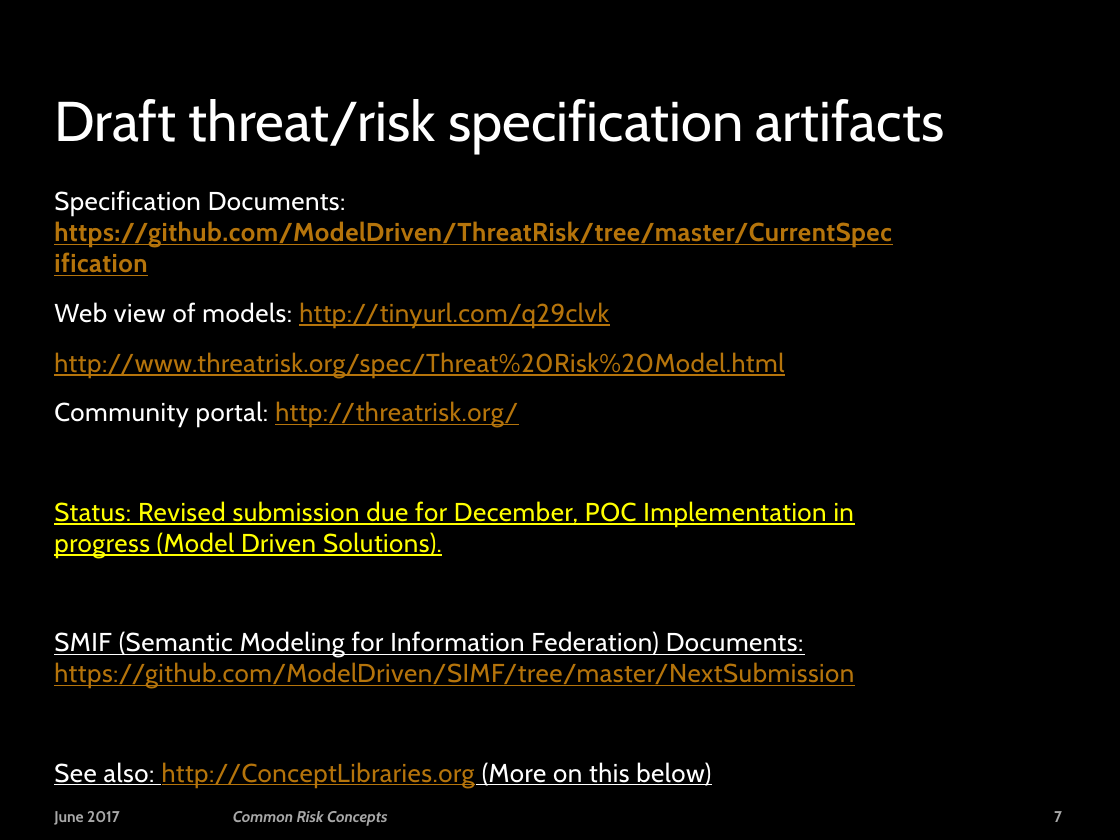
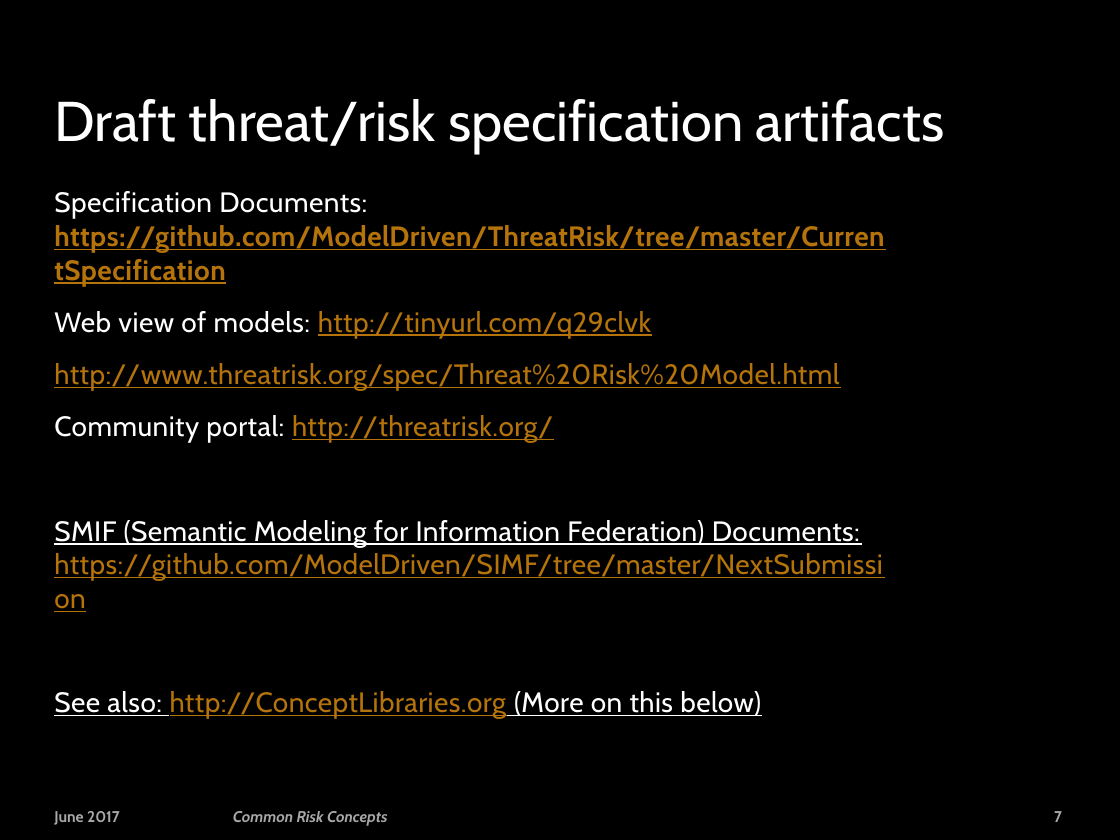
Before and after one commit to ModelDriven/ThreatRisk, a slide deck: slide 7 of Presentations/Risky Business.pptx. Drawn at 1120x840 pixels with LibreOffice and Linux fonts; fonts in the diff are those of the drawing; background and template pictures are left out. Boxes give left, top, right and bottom in pixels: in the first picture for what was removed or moved away, otherwise in the second. Text is boxed around its words. In the diff, an @@ line names an element or a change of style, - is before the commit and + after.

```diff
--- a/Presentations/Risky Business.pptx
+++ b/Presentations/Risky Business.pptx
@@ text "Specification Documents: https://github.com/ModelDriven/Thre ..." at (54,191,884,719): size 16.6 to 18 pt @@
@@ text at (54,501,854,557): paragraph removed @@
-Status: Revised submission due for December, POC Implementation in progress (Model Driven Solutions).
```
Also in this commit, not shown: 4 other slides changed, 4 other files.
